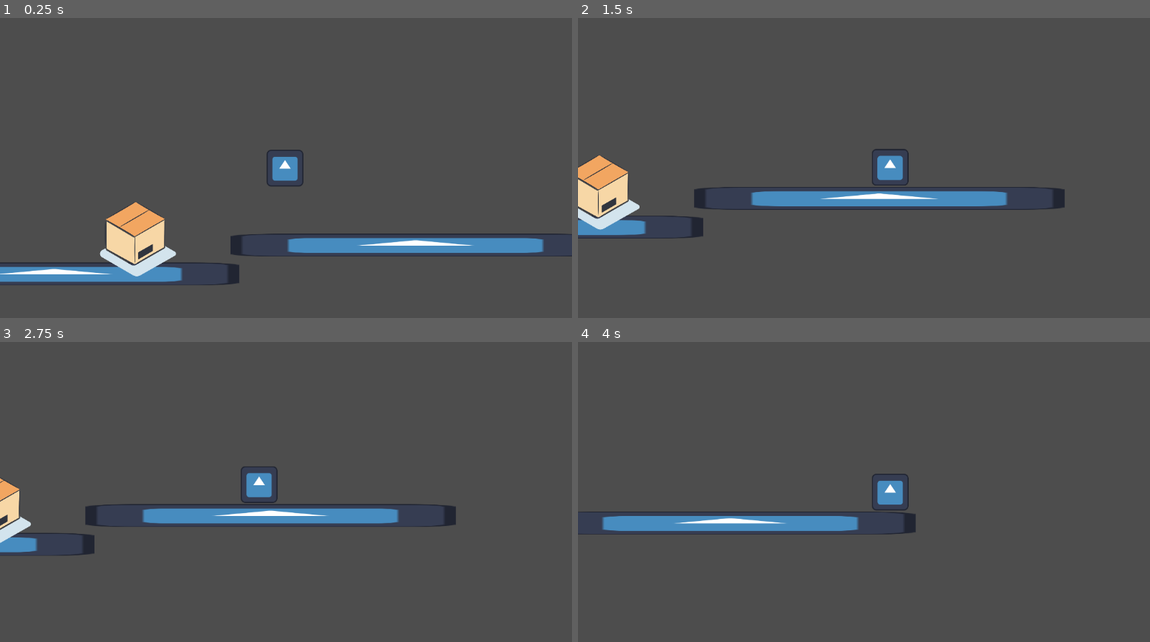
Above: before the commit, frames 1-4 (two rows, left to right).
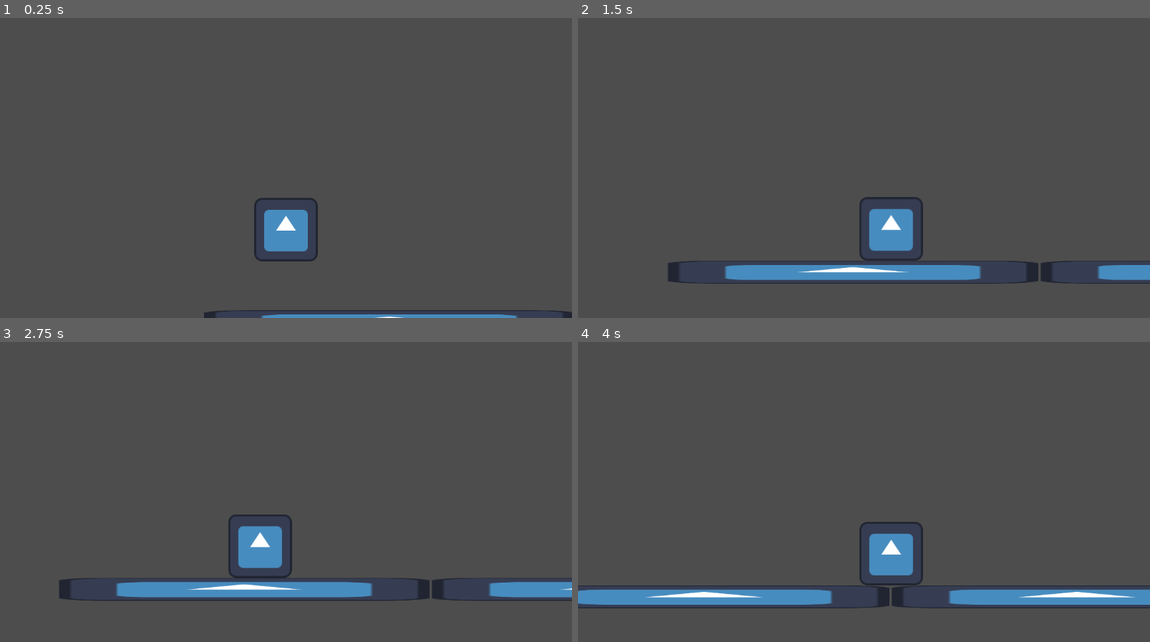
Above: after the commit, the same moments.

Repository: juanfrcaliz/malagajam_2024
Game: Godot game, scene res://scenes/level.tscn
Same seed, same stepped clock (60 frames per second), same inputs: the game is played once before the commit and once after it. The engine's default icon, where the game draws it, is replaced by a stand-in: a white triangle on a blue panel in a dark square.
Inputs:
- Up to frame 1 (0.25 s): no input
- Up to frame 2 (1.5 s): tap Enter (ui_accept) at 0.5, 0.77 s; hold Right (ui_right) from 0.53 s (still down)
- Up to frame 3 (2.75 s): tap Enter (ui_accept) at 1.52 s; release Right (ui_right) at 2.03 s; hold Left (ui_left) from 2.03 s (still down)
- Up to frame 4 (4 s): release Left (ui_left) at 2.78 s; hold Right (ui_right) from 2.78 s (still down); tap Enter (ui_accept) at 3.02, 3.77 s

The runs differ from the first frame. In frame 1, 9.1% of the frame differs, in the area x 0-100%, y 43-100%; in frame 2, 11%, in the area x 0-100%, y 43-89%; in frame 3, 9.9%; in frame 4, 9.4%.

Commit message:
mis cambios

Diff:
--- /dev/null
+++ b/Box.gd
@@ -0,0 +1,7 @@
+extends RigidBody2D
+
+
+var gravity = 800  # Ajusta el valor de la gravedad según sea necesario
+
+func _process(delta):
+	var gravity_vector = Vector2(0, gravity)
--- /dev/null
+++ b/box.tscn
@@ -0,0 +1,14 @@
+[gd_scene load_steps=3 format=3 uid="uid://cy7ycfpw6xbo4"]
+
+[ext_resource type="Texture2D" uid="uid://b1vwatdwt1s3f" path="res://box.png" id="1_tfhe5"]
+
+[sub_resource type="RectangleShape2D" id="RectangleShape2D_g1n3h"]
+size = Vector2(508, 302)
+
+[node name="Box" type="RigidBody2D"]
+
+[node name="Sprite2D" type="Sprite2D" parent="."]
+texture = ExtResource("1_tfhe5")
+
+[node name="CollisionShape2D" type="CollisionShape2D" parent="."]
+shape = SubResource("RectangleShape2D_g1n3h")
--- /dev/null
+++ b/persiana.gd
@@ -0,0 +1,13 @@
+extends Area2D
+
+var blinder_down: bool = true
+
+func _ready():
+	get_node("blinder_up").hide()
+	get_node("blinder_down").show()
+
+
+func _on_body_entered(body):
+	if blinder_down:
+		get_node("blinder_up").show()
+		get_node("blinder_down").hide()
--- a/project.godot
+++ b/project.godot
@@ -34,12 +34,6 @@
 ]
 }
 
-[layer_names]
-
-2d_physics/layer_1="caja"
-2d_physics/layer_2="pug"
-2d_physics/layer_3="items"
-
 [rendering]
 
 renderer/rendering_method="gl_compatibility"
--- /dev/null
+++ b/scenes/balancin.tscn
@@ -0,0 +1,80 @@
+[gd_scene load_steps=9 format=3 uid="uid://c8akrrjlh40bl"]
+
+[ext_resource type="Texture2D" path="res://Balancin.png" id="1_7ar5u"]
+[ext_resource type="Texture2D" path="res://Balancin2.png" id="2_w7kki"]
+[ext_resource type="Script" path="res://scripts/balancin.gd" id="3_mdaor"]
+
+[sub_resource type="SegmentShape2D" id="SegmentShape2D_qcewv"]
+a = Vector2(1, -1)
+b = Vector2(44, -22)
+
+[sub_resource type="SegmentShape2D" id="SegmentShape2D_s42iw"]
+a = Vector2(0, -22)
+b = Vector2(44, -1)
+
+[sub_resource type="CircleShape2D" id="CircleShape2D_3sp45"]
+radius = 5.0
+
+[sub_resource type="RectangleShape2D" id="RectangleShape2D_tpqiy"]
+size = Vector2(7, 7)
+
+[sub_resource type="CircleShape2D" id="CircleShape2D_jwa11"]
+radius = 3.0
+
+[node name="StaticBody2D" type="StaticBody2D"]
+script = ExtResource("3_mdaor")
+
+[node name="seesaw_left" type="Sprite2D" parent="."]
+position = Vector2(22, -11)
+scale = Vector2(0.14045, 0.14045)
+texture = ExtResource("1_7ar5u")
+
+[node name="seesaw_right" type="Sprite2D" parent="."]
+visible = false
+position = Vector2(22, -11)
+scale = Vector2(0.14, 0.14)
+texture = ExtResource("2_w7kki")
+
+[node name="seesaw_collision_left" type="StaticBody2D" parent="."]
+
+[node name="CollisionShape2D" type="CollisionShape2D" parent="seesaw_collision_left"]
+position = Vector2(-1, 0)
+shape = SubResource("SegmentShape2D_qcewv")
+
+[node name="seesaw_collision_right" type="StaticBody2D" parent="."]
+
+[node name="CollisionShape2D" type="CollisionShape2D" parent="seesaw_collision_right"]
+shape = SubResource("SegmentShape2D_s42iw")
+
+[node name="pivot" type="CollisionShape2D" parent="."]
+position = Vector2(22, -6)
+shape = SubResource("CircleShape2D_3sp45")
+
+[node name="Sprite2D" type="Sprite2D" parent="."]
+
+[node name="left_switch" type="Area2D" parent="."]
+
+[node name="CollisionShape2D" type="CollisionShape2D" parent="left_switch"]
+position = Vector2(4, -26)
+shape = SubResource("RectangleShape2D_tpqiy")
+
+[node name="right_switch" type="Area2D" parent="."]
+position = Vector2(-29, 0)
+
+[node name="CollisionShape2D" type="CollisionShape2D" parent="right_switch"]
+position = Vector2(65, -26)
+shape = SubResource("RectangleShape2D_tpqiy")
+
+[node name="detect_ball" type="Area2D" parent="."]
+collision_layer = 2
+collision_mask = 2
+
+[node name="CollisionShape2D" type="CollisionShape2D" parent="detect_ball"]
+position = Vector2(38, -6)
+shape = SubResource("CircleShape2D_jwa11")
+
+[connection signal="area_entered" from="left_switch" to="left_switch" method="_on_left_area_entered"]
+[connection signal="body_entered" from="left_switch" to="." method="_on_left_switch_body_entered"]
+[connection signal="area_entered" from="right_switch" to="left_switch" method="_on_right_area_entered"]
+[connection signal="body_entered" from="right_switch" to="." method="_on_right_switch_body_entered"]
+[connection signal="body_entered" from="detect_ball" to="left_switch" method="_on_area_2d_body_entered"]
--- /dev/null
+++ b/scenes/ball.tscn
@@ -0,0 +1,17 @@
+[gd_scene load_steps=4 format=3 uid="uid://cw4b78pm7k7et"]
+
+[ext_resource type="Script" path="res://scripts/ball.gd" id="1_cmbds"]
+[ext_resource type="Texture2D" path="res://pelota.png" id="1_e2op4"]
+
+[sub_resource type="CircleShape2D" id="CircleShape2D_bsee8"]
+radius = 46.0977
+
+[node name="RigidBody2D" type="RigidBody2D"]
+script = ExtResource("1_cmbds")
+
+[node name="Sprite2D" type="Sprite2D" parent="."]
+scale = Vector2(0.948019, 0.948019)
+texture = ExtResource("1_e2op4")
+
+[node name="CollisionShape2D" type="CollisionShape2D" parent="."]
+shape = SubResource("CircleShape2D_bsee8")
--- /dev/null
+++ b/scenes/habitacion.tscn
@@ -0,0 +1,38 @@
+[gd_scene load_steps=5 format=3 uid="uid://1dudphnwk4yp"]
+
+[ext_resource type="PackedScene" uid="uid://c4rw6vbi63eh6" path="res://scenes/floor.tscn" id="1_8gg54"]
+[ext_resource type="Texture2D" uid="uid://c02m5hmwbp8di" path="res://Assets/Habitacion/detras.png" id="2_icsgp"]
+[ext_resource type="PackedScene" uid="uid://bfwtopjmldvdy" path="res://scenes/pug.tscn" id="3_tu6qb"]
+[ext_resource type="Texture2D" uid="uid://c8jeusi50xvv3" path="res://Assets/Habitacion/delante.png" id="4_a7wf2"]
+
+[node name="Node2D" type="Node2D"]
+position = Vector2(590, -559)
+
+[node name="Floor" parent="." instance=ExtResource("1_8gg54")]
+position = Vector2(363, 498)
+scale = Vector2(2.66536, 1.2023)
+
+[node name="Floor2" parent="." instance=ExtResource("1_8gg54")]
+position = Vector2(-575, 31)
+rotation = -1.5708
+scale = Vector2(1.21607, -1.04473)
+
+[node name="Floor3" parent="." instance=ExtResource("1_8gg54")]
+position = Vector2(390, 298)
+scale = Vector2(0.76884, 2.9143)
+
+[node name="puerta_salon" parent="." instance=ExtResource("1_8gg54")]
+position = Vector2(1222, 124)
+rotation = 1.5708
+
+[node name="Detras" type="Sprite2D" parent="."]
+position = Vector2(368, 15)
+texture = ExtResource("2_icsgp")
+
+[node name="Pug" parent="." instance=ExtResource("3_tu6qb")]
+position = Vector2(-373, 400)
+scale = Vector2(0.800766, 0.800766)
+
+[node name="Delante" type="Sprite2D" parent="."]
+position = Vector2(367, 14)
+texture = ExtResource("4_a7wf2")
--- a/scenes/level.tscn
+++ b/scenes/level.tscn
@@ -1,25 +1,20 @@
-[gd_scene load_steps=5 format=3 uid="uid://bxqrj3sdavb36"]
+[gd_scene load_steps=4 format=3 uid="uid://bxqrj3sdavb36"]
 
-[ext_resource type="Script" path="res://scripts/level.gd" id="1_04sp3"]
 [ext_resource type="PackedScene" uid="uid://c4rw6vbi63eh6" path="res://scenes/floor.tscn" id="1_687gb"]
 [ext_resource type="PackedScene" uid="uid://bfwtopjmldvdy" path="res://scenes/pug.tscn" id="1_xw77n"]
-[ext_resource type="PackedScene" uid="uid://wglf1mlb7dta" path="res://scenes/box.tscn" id="3_52ue2"]
+[ext_resource type="PackedScene" uid="uid://dxoxf2ojgbvwu" path="res://scenes/persiana.tscn" id="3_ialmr"]
 
 [node name="Level" type="Node2D"]
-script = ExtResource("1_04sp3")
 
 [node name="Floor" parent="." instance=ExtResource("1_687gb")]
 position = Vector2(378, 584)
 
 [node name="Floor2" parent="." instance=ExtResource("1_687gb")]
-position = Vector2(1106, 526)
+position = Vector2(1129, 584)
 
 [node name="Pug" parent="." instance=ExtResource("1_xw77n")]
-position = Vector2(845, 337)
+position = Vector2(170, 366)
 
-[node name="Box" parent="." instance=ExtResource("3_52ue2")]
-position = Vector2(255, 316)
-gravity_scale = 1.0
-
-[connection signal="dog_entered" from="Box" to="." method="_on_box_dog_entered"]
-[connection signal="dog_exited" from="Box" to="." method="_on_box_dog_exited"]
+[node name="StaticBody2D" parent="." instance=ExtResource("3_ialmr")]
+position = Vector2(766, 301)
+scale = Vector2(1.40905, 1.40905)
--- /dev/null
+++ b/scenes/persiana.tscn
@@ -0,0 +1,24 @@
+[gd_scene load_steps=5 format=3 uid="uid://dxoxf2ojgbvwu"]
+
+[ext_resource type="Script" path="res://persiana.gd" id="1_01sek"]
+[ext_resource type="Texture2D" path="res://persiana.png" id="2_ybiue"]
+[ext_resource type="Texture2D" path="res://persiana2.png" id="3_mc4u5"]
+
+[sub_resource type="CircleShape2D" id="CircleShape2D_i27a3"]
+radius = 7.0
+
+[node name="StaticBody2D" type="Area2D"]
+script = ExtResource("1_01sek")
+
+[node name="blinder_down" type="Sprite2D" parent="."]
+texture = ExtResource("2_ybiue")
+
+[node name="blinder_up" type="Sprite2D" parent="."]
+position = Vector2(-81, 2)
+texture = ExtResource("3_mc4u5")
+
+[node name="rope_collision" type="CollisionShape2D" parent="."]
+position = Vector2(-42, 120)
+shape = SubResource("CircleShape2D_i27a3")
+
+[connection signal="body_entered" from="." to="." method="_on_body_entered"]
--- a/scenes/pug.tscn
+++ b/scenes/pug.tscn
@@ -3,21 +3,19 @@
 [ext_resource type="Texture2D" uid="uid://c6cbk34614gg0" path="res://icon.svg" id="1_nbjae"]
 [ext_resource type="Script" path="res://scripts/pug.gd" id="1_ovdqs"]
 
-[sub_resource type="RectangleShape2D" id="RectangleShape2D_ds2yc"]
-size = Vector2(70, 79)
+[sub_resource type="CircleShape2D" id="CircleShape2D_687dv"]
+radius = 64.0312
 
 [node name="Pug" type="CharacterBody2D"]
-collision_mask = 6
+collision_mask = 7
 script = ExtResource("1_ovdqs")
 
 [node name="Sprite2D" type="Sprite2D" parent="."]
-position = Vector2(-2, 1)
-scale = Vector2(0.578125, 0.578125)
 texture = ExtResource("1_nbjae")
 
 [node name="CollisionShape2D" type="CollisionShape2D" parent="."]
-position = Vector2(-1, 1)
-shape = SubResource("RectangleShape2D_ds2yc")
+shape = SubResource("CircleShape2D_687dv")
 
 [node name="Camera2D" type="Camera2D" parent="."]
+position = Vector2(0, -125)
 position_smoothing_enabled = true
--- /dev/null
+++ b/scripts/balancin.gd
@@ -0,0 +1,31 @@
+extends StaticBody2D
+
+var seesaw_left: bool = true
+
+func _ready():
+	get_node("seesaw_right").hide()
+	get_node("seesaw_left").show()
+	get_node("seesaw_collision_right").set_collision_layer_value(1, 0)
+	get_node("seesaw_collision_left").set_collision_layer_value(1, 1)
+
+
+func _on_left_switch_body_entered(body):
+		if not seesaw_left:
+			get_node("seesaw_right").hide()
+			get_node("seesaw_left").show()
+			get_node("seesaw_collision_right").set_collision_layer_value(1, 0)
+			get_node("seesaw_collision_left").set_collision_layer_value(1, 1)
+			seesaw_left = true
+
+
+func _on_right_switch_body_entered(body):
+	if seesaw_left:
+		get_node("seesaw_right").show()
+		get_node("seesaw_left").hide()
+		get_node("seesaw_collision_left").set_collision_layer_value(1, 0)
+		get_node("seesaw_collision_right").set_collision_layer_value(1, 1)
+		seesaw_left = false
+
+
+func _on_area_2d_body_entered(body):
+	pass # Replace with function body.
--- /dev/null
+++ b/scripts/ball.gd
@@ -0,0 +1,11 @@
+extends RigidBody2D
+
+
+# Called when the node enters the scene tree for the first time.
+func _ready():
+	pass # Replace with function body.
+
+
+# Called every frame. 'delta' is the elapsed time since the previous frame.
+func _process(delta):
+	pass
--- a/scripts/pug.gd
+++ b/scripts/pug.gd
@@ -1,13 +1,12 @@
 extends CharacterBody2D
+
 
 const SPEED = 300.0
 const JUMP_VELOCITY = -400.0
-const PUSH_FORCE = 80.0
-
-var can_push = true
 
 # Get the gravity from the project settings to be synced with RigidBody nodes.
 var gravity = ProjectSettings.get_setting("physics/2d/default_gravity")
+
 
 func _physics_process(delta):
 	if not is_on_floor():
@@ -23,12 +22,3 @@
 		velocity.x = move_toward(velocity.x, 0, SPEED)
 
 	move_and_slide()
-
-	if can_push:
-		for i in get_slide_collision_count():
-			var c = get_slide_collision(i)
-			if c.get_collider() is RigidBody2D:
-				c.get_collider().apply_central_impulse(-c.get_normal() * PUSH_FORCE)
-
-func change_mobility(state):
-	can_push = state
Binary file added: Assets/Habitacion/caja roja.png
Not shown, added: Assets/Habitacion/caja roja.png.import
Binary file added: Assets/Habitacion/delante.png
Not shown, added: Assets/Habitacion/delante.png.import
Binary file added: Assets/Habitacion/detras.png
Not shown, added: Assets/Habitacion/detras.png.import
